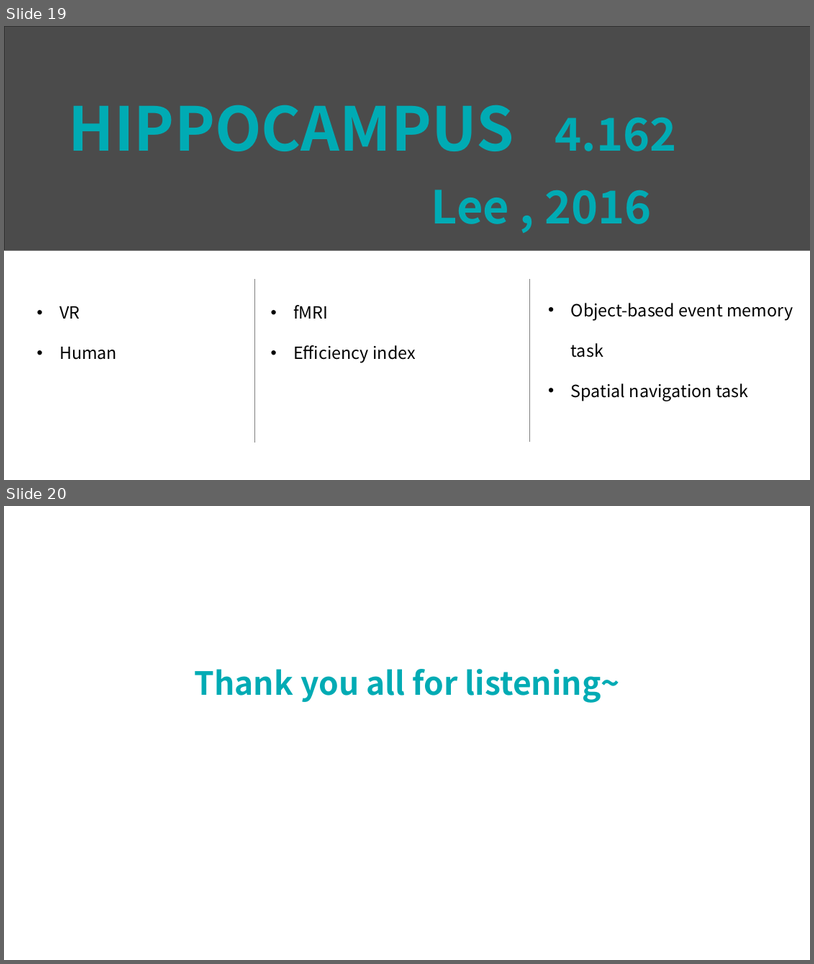
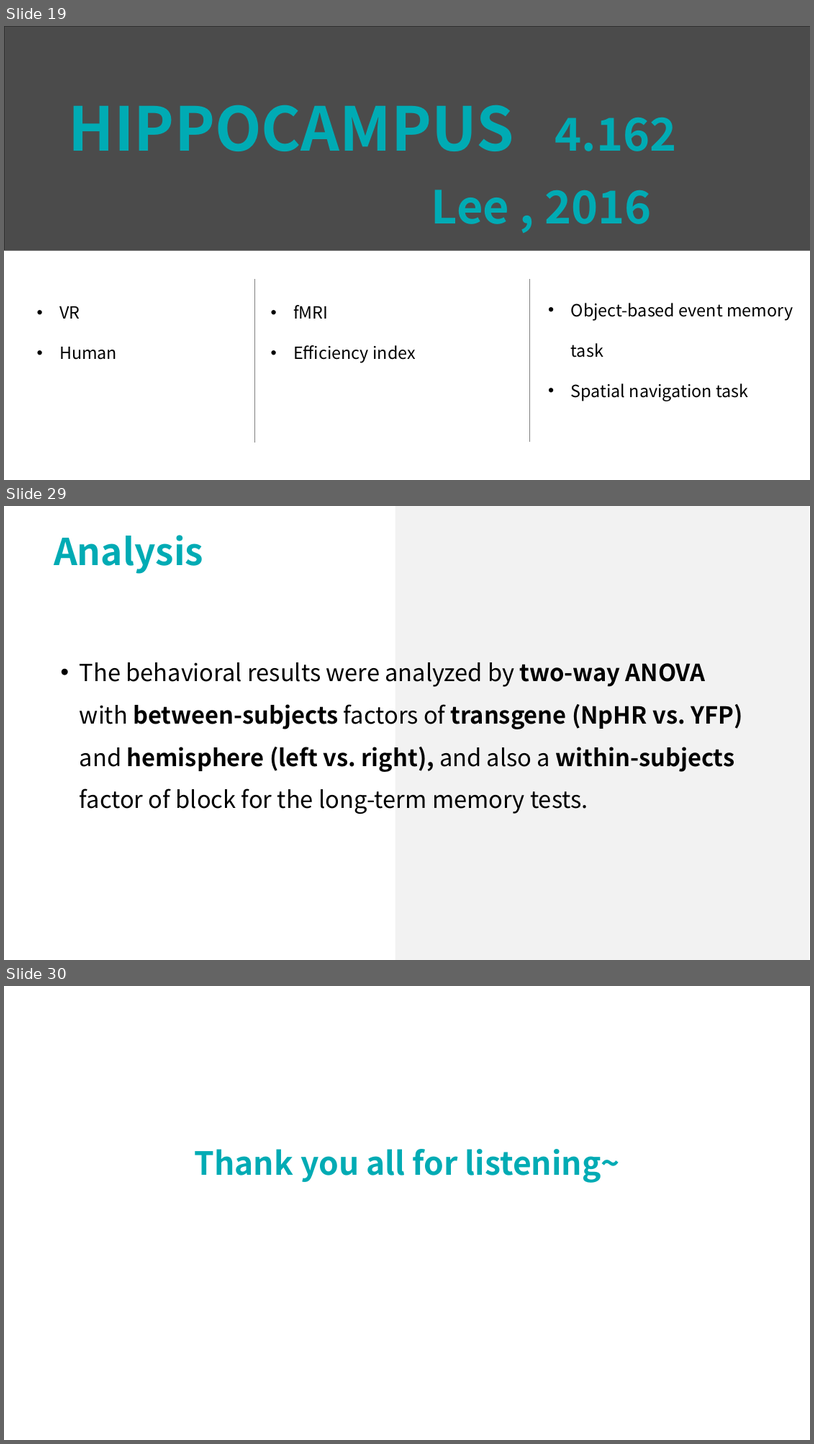
Before and after one commit to lsyoath/sheepy, a slide deck: Event/Lateralization.pptx. Shown one above the other, each under a label of ours: slides 19 and 20 before the commit, slides 19, 29 and 30 after it; the slides between them are not shown. The pictures are 814x964 and 814x1444 pixels, drawn with LibreOffice and Linux fonts; fonts in the diff are those of the drawing; grey boxes stand for pictures. Boxes give left, top, right and bottom in pixels: in the first picture for what was removed or moved away, otherwise in the second. Text is boxed around its words. In the diff, an @@ line names an element or a change of style, - is before the commit and + after.

```diff
--- a/Event/Lateralization.pptx
+++ b/Event/Lateralization.pptx
@@ slide 29 added at (4,506,810,960), background #FFFFFF @@
@@ rectangle added at (396,506,810,960), fill #F2F2F2 @@
@@ text added at (54,535,203,574), 44 pt, text #00ABB4, bold @@
+Analysis
@@ text added at (80,662,743,813), 28 pt, text #000000 @@
+• The behavioral results were analyzed by two-way ANOVA
+  with between-subjects factors of transgene (NpHR vs. YFP) and hemisphere (left vs. right), and also a within-subjects factor of block for the long-term memory tests.
@@ what was slide 20 is now slide 30 @@
```
Also in this commit, not shown: 9 other slides added.
